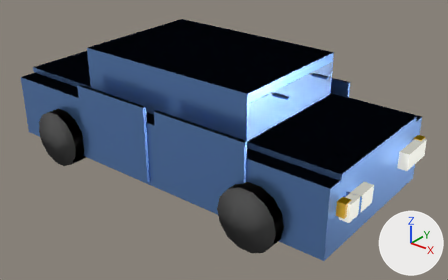
What one commit did to the glTF model tools/flowboard/models/sedan.gltf.
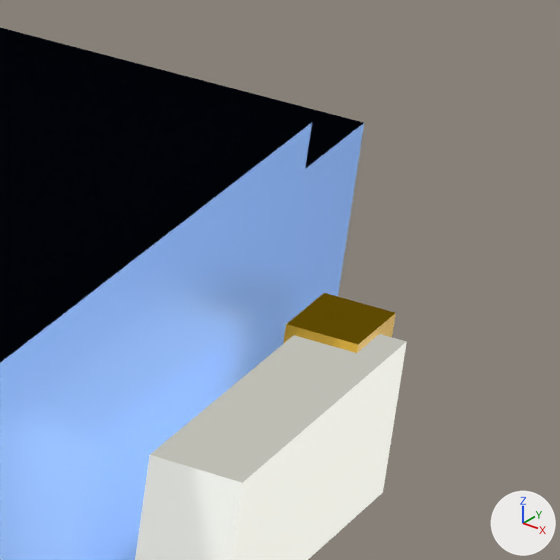
The first picture shows the older version from a 50 mm camera at (4.15, -4.87, 3.43) aimed at (0.25, 0.01, 0.4). The close-ups show the older and then the newer version on the part from 86% to 99% of the width and 37% to 58% of the height of that picture. Only the edits that show in the close-ups are written down. Arrows for +X, +Y and +Z are at lower right; the lights stay in place. Vertices at exactly the same position are counted once.

The first close-up shows 'body', 'headlight_R', 'hood', 'turnsignal_FR'.
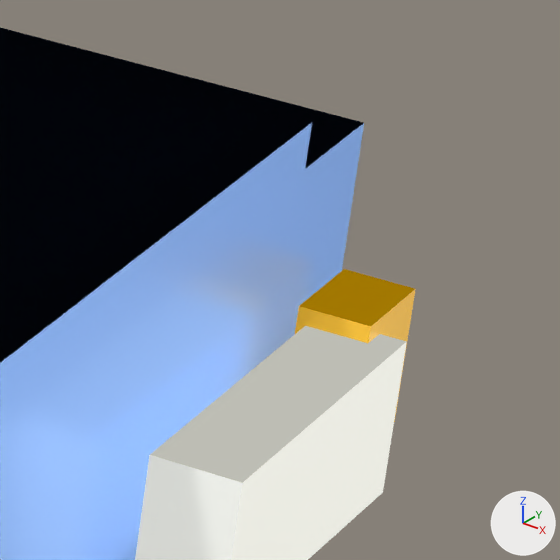
The change, as a list of edits to the scene's bpy script:
```text
Change mat_material_5:
    mat_material_5.emission_color: (0.1, 0.06, 0.0) -> (0.35, 0.18, 0.0)  # brown #594500 -> yellow #a07600
Change me_turnsignal_fr:
    used by ob_turnsignal_fr; location = (0.0, 0.0, 0.0)
    remove me_turnsignal_fr.from_pydata(...)  # 8 vertices, 12 faces; spans x 2.12..2.2, y 0.73..0.83, z 0.58..0.72
    add me_turnsignal_fr.from_pydata(...)  # 8 vertices, 12 faces; spans x 2.12..2.2, y 0.76..0.88, z 0.57..0.73
    me_turnsignal_fr part 1
    me_turnsignal_fr.vertices[0].co: (2.2, 0.73, 0.72) -> (2.2, 0.76, 0.73)  # pixel (358, 344) -> pixel (370, 326)
    me_turnsignal_fr.vertices[1].co: (2.2, 0.73, 0.58) -> (2.2, 0.76, 0.57)
    me_turnsignal_fr.vertices[2].co: (2.2, 0.83, 0.58) -> (2.2, 0.88, 0.57)  # not seen -> pixel (394, 421)
    me_turnsignal_fr.vertices[3].co: (2.2, 0.83, 0.72) -> (2.2, 0.88, 0.73)  # pixel (395, 312) -> pixel (415, 288)
    me_turnsignal_fr.vertices[4].co: (2.12, 0.83, 0.72) -> (2.12, 0.88, 0.73)  # pixel (324, 292) -> pixel (344, 268)
    me_turnsignal_fr.vertices[5].co: (2.12, 0.83, 0.58) -> (2.12, 0.88, 0.57)
    me_turnsignal_fr.vertices[6].co: (2.12, 0.73, 0.58) -> (2.12, 0.76, 0.57)
    me_turnsignal_fr.vertices[7].co: (2.12, 0.73, 0.72) -> (2.12, 0.76, 0.73)  # pixel (286, 324) -> pixel (298, 306)
```

Location of each change, [x1, y1, x2, y2] in pixels of the close-ups (560 x 560 px):
'turnsignal_FR', recoloured, reshaped: before [283, 293, 396, 353]; after [295, 269, 415, 422]
